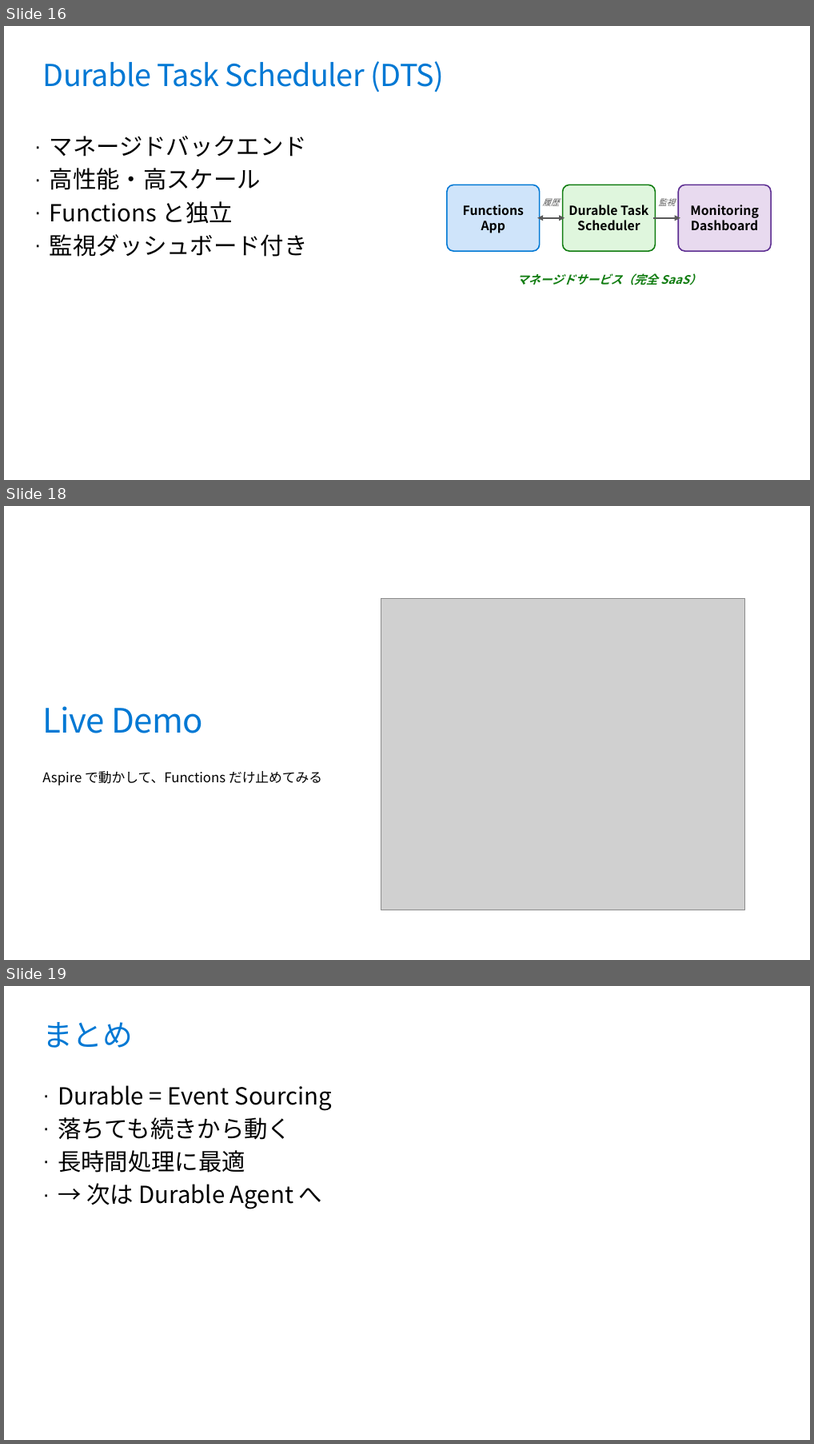
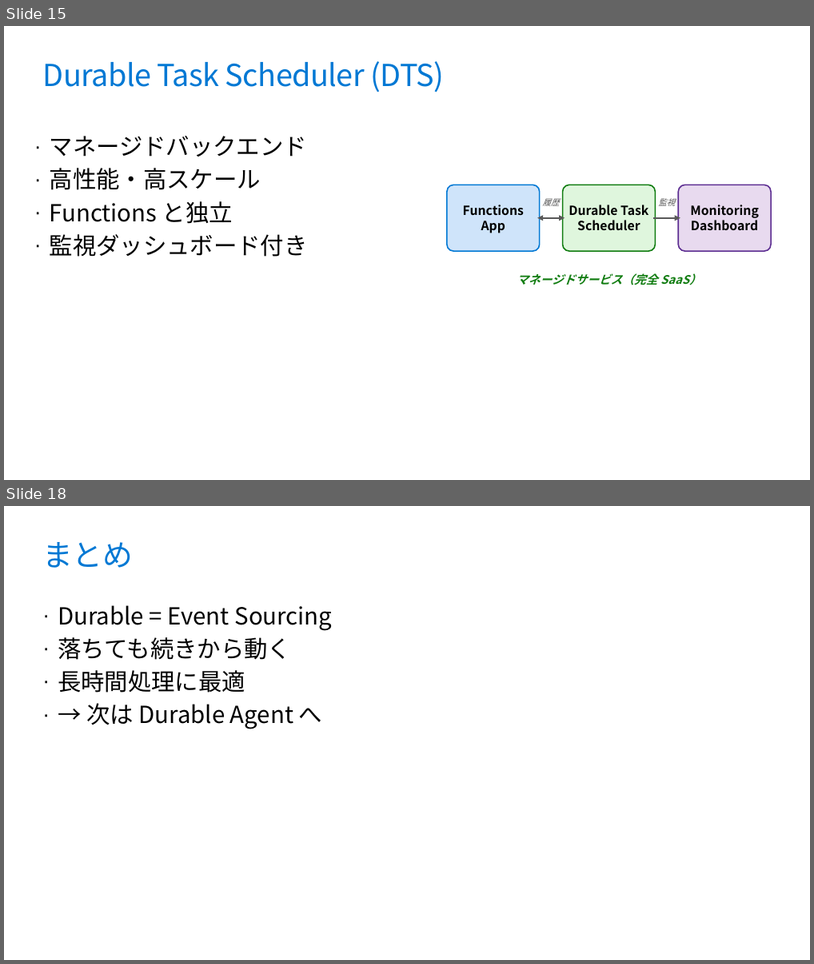
Before and after one commit to runceel/yonayona-durable, a slide deck: slides/slides.pptx. Shown one above the other, each under a label of ours: slides 16, 18 and 19 before the commit, slides 15 and 18 after it; the slides between them are not shown. The pictures are 814x1444 and 814x964 pixels, drawn with LibreOffice and Linux fonts; fonts in the diff are those of the drawing; grey boxes stand for pictures; background and template pictures are left out. Boxes give left, top, right and bottom in pixels: in the first picture for what was removed or moved away, otherwise in the second. Text is boxed around its words. In the diff, an @@ line names an element or a change of style, - is before the commit and + after.

```diff
--- a/slides/slides.pptx
+++ b/slides/slides.pptx
@@ slide 18 removed at <box>4,506,810,960</box>, background picture (left out) @@
@@ picture removed at <box>381,599,745,909</box> @@
@@ title removed at <box>42,706,203,733</box> @@
-Live Demo
@@ text removed at <box>42,771,322,785</box> @@
-Aspire で動かして、Functions だけ止めてみる
@@ what was slide 16 is now slide 15 @@
@@ what was slide 19 is now slide 18 @@
```
Also in this commit, not shown: 5 slides changed, 7 slides added, 7 other slides removed.
